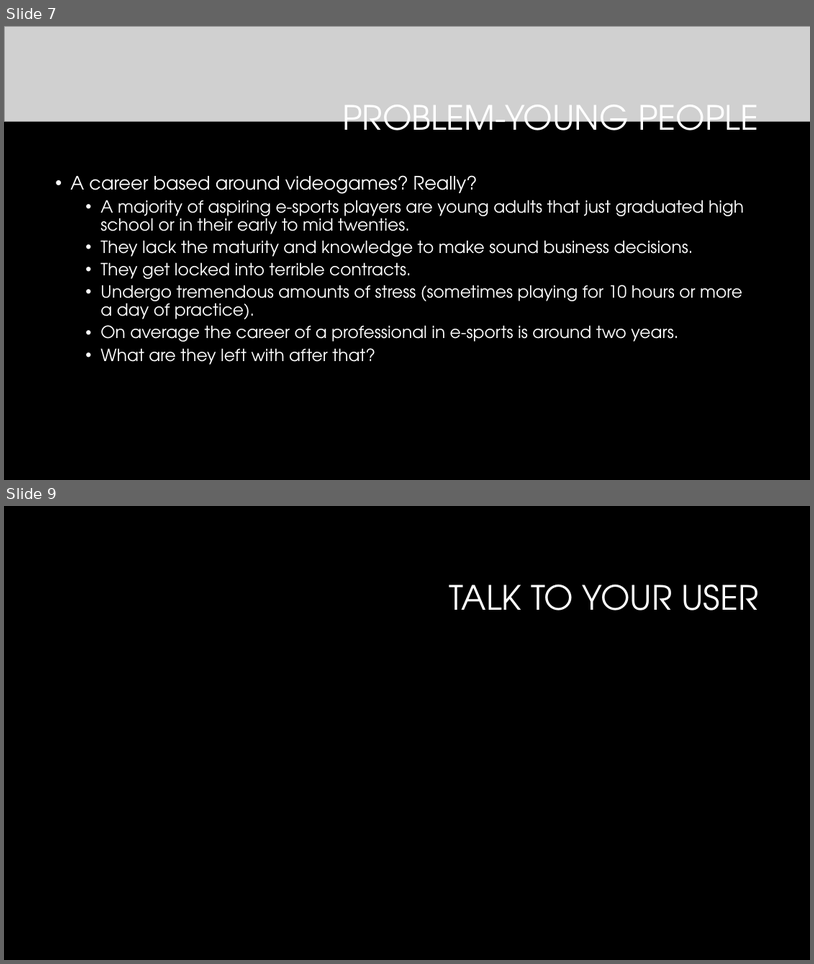
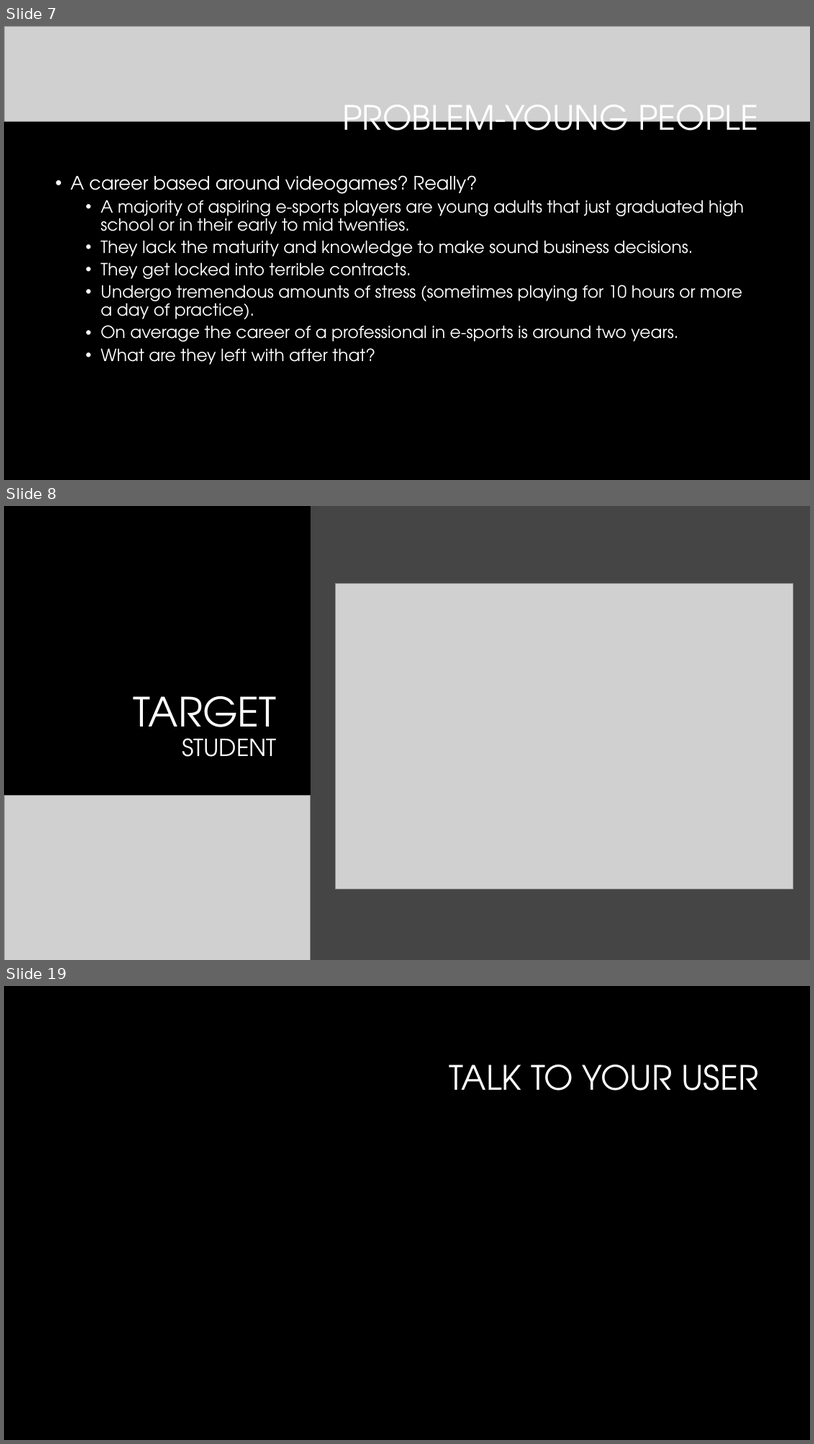
Before and after one commit to vinceleg/lab04_repo, a slide deck: dtc_team16_pitch_presentation.pptx. Shown one above the other, each under a label of ours: slides 7 and 9 before the commit, slides 7, 8 and 19 after it; the slides between them are not shown. The pictures are 814x964 and 814x1444 pixels, drawn with LibreOffice and Linux fonts; fonts in the diff are those of the drawing; grey boxes stand for pictures; background and template pictures are left out. Boxes give left, top, right and bottom in pixels: in the first picture for what was removed or moved away, otherwise in the second. Text is boxed around its words. In the diff, an @@ line names an element or a change of style, - is before the commit and + after.

Commit message:
updated powerpoint and parent picture

```diff
--- a/dtc_team16_pitch_presentation.pptx
+++ b/dtc_team16_pitch_presentation.pptx
@@ slide 8 added at bbox=[4, 506, 810, 960], background #000000 @@
@@ rectangle added at bbox=[4, 506, 311, 960], fill #000000 @@
@@ rectangle added at bbox=[311, 506, 810, 960], fill #454545 @@
@@ picture added at bbox=[335, 584, 793, 889] @@
@@ title added at bbox=[134, 696, 277, 757], 28 pt, text #FFFFFF @@
+TARGET
+STUDENT
@@ picture added at bbox=[4, 795, 311, 960] @@
@@ what was slide 9 is now slide 19 @@
```
Also in this commit, not shown: 1 slide changed, 11 other slides added, 1 other file.
